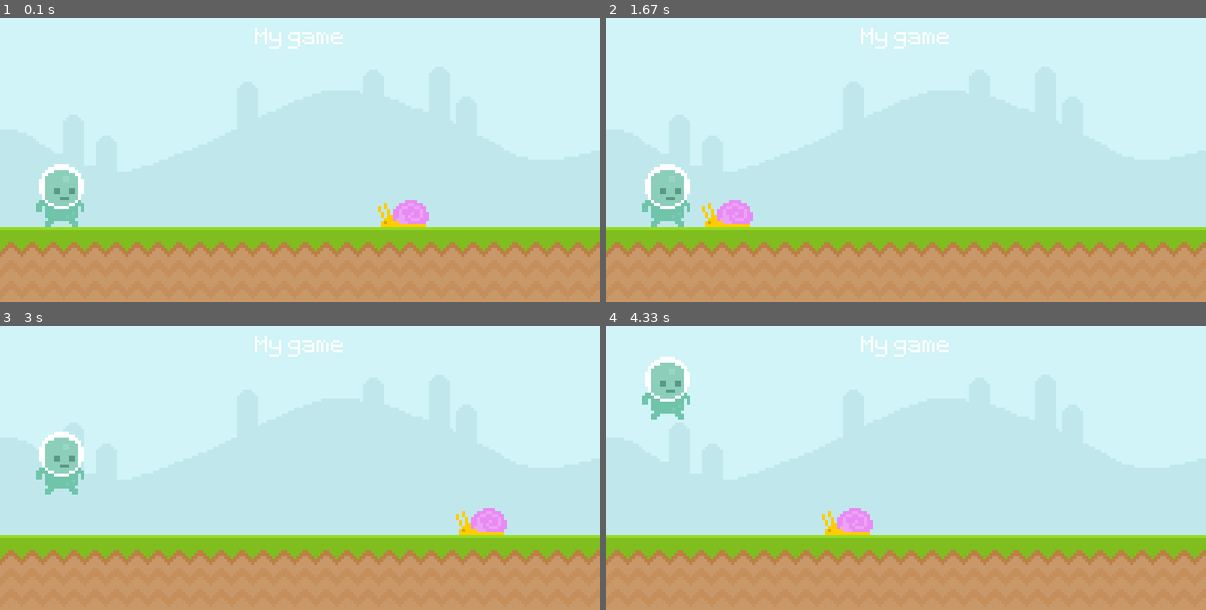
Above: before the commit, frames 1-4 (two rows, left to right).
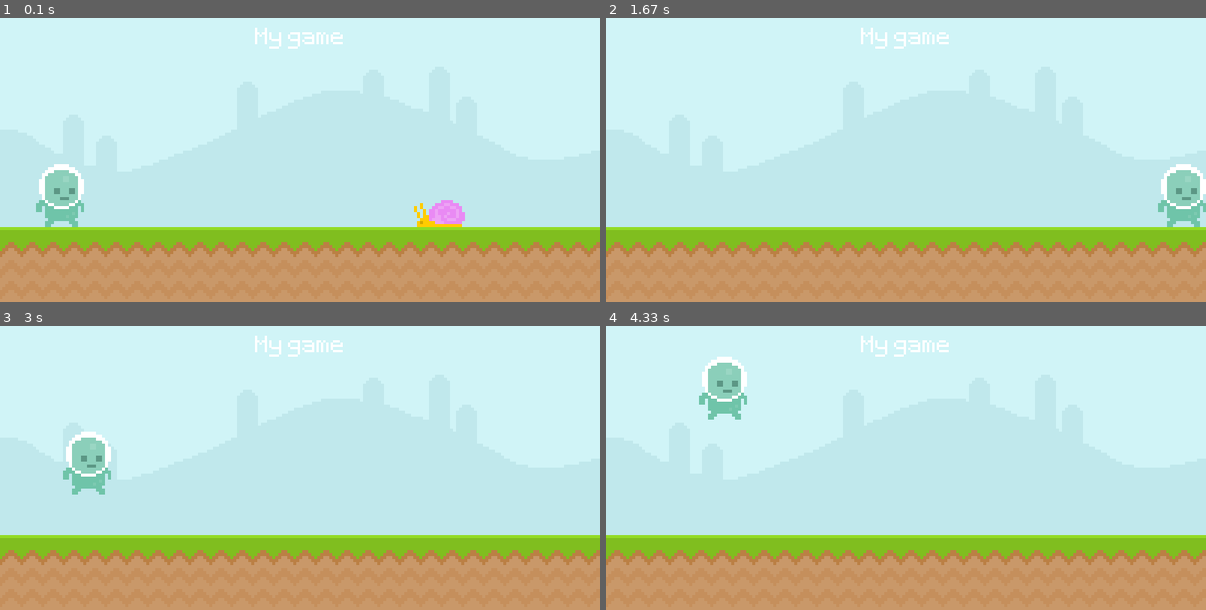
Above: after the commit, the same moments.

Repository: IvanNakov10/Pygame
Game: pygame game, started from pygame.py
Two runs of this game, one before a commit and one after it. Both use one fixed random seed, a clock stepped at 60 frames per second and the inputs below.
Inputs:
- Up to frame 1 (0.1 s): no input
- Up to frame 2 (1.67 s): hold D 0.33-0.8 s; hold D 0.83-1.3 s; tap Space at 0.9, 1.2, 1.4 s; hold A from 1.33 s (still down)
- Up to frame 3 (3 s): tap Space at 1.7, 2.4, 2.7 s; release A at 1.87 s; hold D 2.33-2.97 s
- Up to frame 4 (4.33 s): hold A 3-3.47 s; tap Space at 3.07, 3.37, 3.57, 3.87, 4.07 s; hold D 3.5-3.97 s; hold D from 4 s (still down)

The runs differ from the first frame. In frame 1, 1.1% of the frame differs, in the area x 63-78%, y 64-74%; in frame 2, 3.2%, in the area x 6-100%, y 51-74%; in frame 3, 2.7%; in frame 4, 3.2%.

Commit message:
wasd movement

Diff:
--- a/pygame.py
+++ b/pygame.py
@@ -29,10 +29,18 @@
     keys = pygame.key.get_pressed()
     if keys[pygame.K_SPACE] and player_rect.bottom >= 300:
             player_grav = -20
+    if keys[pygame.K_d]:
+        player_rect.right += 4
+        if player_rect.right >= 800:
+             player_rect.right = 0
+    if keys[pygame.K_a]:
+        player_rect.right -= 4
+        if player_rect.right >= 0:
+             player_rect.right = 800
     Screen.blit(surface,(0,0))
     Screen.blit(ground,(0,300))
     Screen.blit(text_surface, score_rect)
-    snail_rect.left -= 4
+    snail_rect.left += 4
     if snail_rect.left <= 0:
         snail_rect.left = 800
     Screen.blit(snail,snail_rect)
